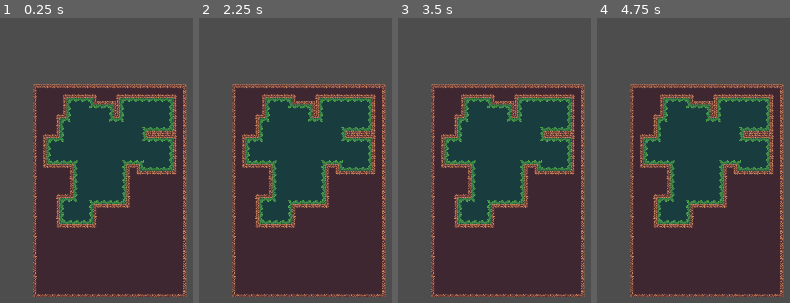
Above: before the commit, frames 1-4 (left to right).
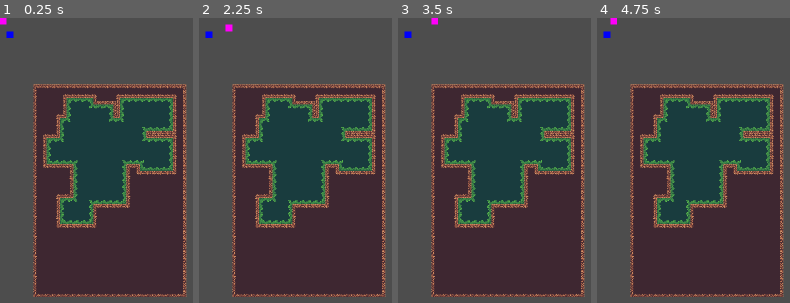
Above: after the commit, the same moments.

Repository: impstudio2024/Brackeys2024-2
Game: Godot game, scene res://Scenes/map.tscn
Two runs of this game, one before a commit and one after it. Both use one fixed random seed, a clock stepped at 60 frames per second and the inputs below. The project has no main scene, so this scene is started directly.
Inputs (mouse positions are in pixels of both pictures, inside the frame that each line leads up to):
- Up to frame 1 (0.25 s): no input
- Up to frame 2 (2.25 s): tap Enter at 0.5, 2 s; move the mouse to (outside the picture) at 0.52 s; hold D (right, bound only after the commit) 0.53-1.28 s; tap Space (space, bound only after the commit) at 0.6, 1.25, 1.35, 2.1 s; click (outside the picture) at 0.67 s; move the mouse to (outside the picture) at 1.27 s; hold S (down, bound only after the commit) 1.28-2.03 s; move the mouse to (outside the picture) at 2.02 s; hold D (right, bound only after the commit) from 2.03 s (still down)
- Up to frame 3 (3.5 s): tap Space (space, bound only after the commit) at 2.75, 2.85 s; move the mouse to (outside the picture) at 2.77 s; release D (right, bound only after the commit) at 2.78 s; hold W (up, bound only after the commit) from 2.78 s (still down); click (outside the picture) at 2.92 s
- Up to frame 4 (4.75 s): tap Enter at 3.5 s; move the mouse to (outside the picture) at 3.52 s; release W (up, bound only after the commit) at 3.53 s; hold A (left, bound only after the commit) from 3.53 s (still down); tap Space (space, bound only after the commit) at 3.6, 4.25, 4.35 s; move the mouse to (757, 174) at 4.27 s

The runs differ from the first frame. In frame 1, 0.2% of the frame differs, in the area x 0-8%, y 0-8%; in frame 2, 0.2%, in the area x 3-18%, y 2-8%; in frame 3, 0.2%; in frame 4, 0.2%.

Commit message:
Characters base finished
Finished and tested a base class for characters. It is with a placeholder, to make it turn based. Implemented the movement to empty squares, which returns the other character if one is in the way.

How To:
- press space to toggle your turn and allow the input (this is a placeholder and will get removed, when the GM manages this)
- press one of WASD to move to an empty square
- You can see the output of the move function in the Godot Console
- You are the purple square the enemy/other character is the blue one

Diff:
--- a/brackeys-2024-2/Scenes/character.tscn
+++ b/brackeys-2024-2/Scenes/character.tscn
@@ -1,11 +1,13 @@
-[gd_scene load_steps=3 format=3 uid="uid://bdn6ejq61c68t"]
+[gd_scene load_steps=4 format=3 uid="uid://bdn6ejq61c68t"]
 
+[ext_resource type="Script" path="res://scripts/characters.gd" id="1_en3pv"]
 [ext_resource type="Texture2D" uid="uid://lbfjjnxm0jnp" path="res://Assets/Sprites/white square.png" id="1_xap80"]
 
 [sub_resource type="RectangleShape2D" id="RectangleShape2D_acf0o"]
 size = Vector2(16, 16)
 
 [node name="Character" type="CharacterBody2D"]
+script = ExtResource("1_en3pv")
 
 [node name="WhiteSquare" type="Sprite2D" parent="."]
 modulate = Color(0, 0, 0.984314, 1)
--- a/brackeys-2024-2/Scenes/map.tscn
+++ b/brackeys-2024-2/Scenes/map.tscn
@@ -1,7 +1,10 @@
-[gd_scene load_steps=6 format=4 uid="uid://chr01rq6ki8i0"]
+[gd_scene load_steps=13 format=4 uid="uid://chr01rq6ki8i0"]
 
 [ext_resource type="Texture2D" uid="uid://bjgpbdeqrua7i" path="res://Assets/Sprites/ground_board_1.png" id="1_ag5si"]
+[ext_resource type="Script" path="res://scripts/map.gd" id="1_klgcc"]
 [ext_resource type="Texture2D" uid="uid://b8dftu8tapow1" path="res://Assets/Sprites/slime_boarder_c3.png" id="2_epy0g"]
+[ext_resource type="PackedScene" uid="uid://bgm800calowgn" path="res://Scenes/player.tscn" id="4_7663r"]
+[ext_resource type="PackedScene" uid="uid://bdn6ejq61c68t" path="res://Scenes/character.tscn" id="4_wqvl6"]
 
 [sub_resource type="TileSetAtlasSource" id="TileSetAtlasSource_cifss"]
 resource_name = "Ground"
@@ -677,10 +680,30 @@
 sources/0 = SubResource("TileSetAtlasSource_cifss")
 sources/1 = SubResource("TileSetAtlasSource_ty7wx")
 
+[sub_resource type="TileSetScenesCollectionSource" id="TileSetScenesCollectionSource_hhl07"]
+resource_name = "Enemies"
+
+[sub_resource type="TileSetScenesCollectionSource" id="TileSetScenesCollectionSource_m4jpx"]
+resource_name = "Pickups"
+scenes/1/scene = ExtResource("4_wqvl6")
+
+[sub_resource type="TileSetScenesCollectionSource" id="TileSetScenesCollectionSource_6xl1f"]
+resource_name = "Player"
+scenes/1/scene = ExtResource("4_wqvl6")
+scenes/3/scene = ExtResource("4_7663r")
+
+[sub_resource type="TileSet" id="TileSet_vjqq2"]
+sources/0 = SubResource("TileSetScenesCollectionSource_hhl07")
+sources/1 = SubResource("TileSetScenesCollectionSource_m4jpx")
+sources/2 = SubResource("TileSetScenesCollectionSource_6xl1f")
+
 [node name="Map" type="Node2D"]
+script = ExtResource("1_klgcc")
 
 [node name="Map" type="TileMapLayer" parent="."]
 tile_map_data = PackedByteArray("AAAKAA8AAQAGAAIAAAAJAA8AAQAAAAAAAAAKAA4AAQAAAAEAAAALAA4AAQABAAEAAAAMAA4AAQABAAEAAAANAA …(11696 unchanged characters)…
 tile_set = SubResource("TileSet_vaibt")
 
 [node name="Entities" type="TileMapLayer" parent="."]
+tile_map_data = PackedByteArray("AAAAAAAAAgAAAAAAAwABAAIAAgAAAAAAAQA=")
+tile_set = SubResource("TileSet_vjqq2")
--- /dev/null
+++ b/brackeys-2024-2/Scenes/player.tscn
@@ -0,0 +1,10 @@
+[gd_scene load_steps=3 format=3 uid="uid://bgm800calowgn"]
+
+[ext_resource type="PackedScene" uid="uid://bdn6ejq61c68t" path="res://Scenes/character.tscn" id="1_5bvnf"]
+[ext_resource type="Script" path="res://scripts/player.gd" id="2_6kguh"]
+
+[node name="Character" instance=ExtResource("1_5bvnf")]
+script = ExtResource("2_6kguh")
+
+[node name="WhiteSquare" parent="." index="0"]
+modulate = Color(1, 0, 0.984314, 1)
--- a/brackeys-2024-2/project.godot
+++ b/brackeys-2024-2/project.godot
@@ -14,6 +14,10 @@
 config/features=PackedStringArray("4.3", "Forward Plus")
 config/icon="res://icon.svg"
 
+[autoload]
+
+Global="*res://scripts/global.gd"
+
 [display]
 
 window/size/viewport_width=1920
@@ -23,6 +27,38 @@
 
 enabled=PackedStringArray("res://addons/tile_bit_tools/plugin.cfg")
 
+[global_group]
+
+character=""
+
+[input]
+
+up={
+"deadzone": 0.5,
+"events": [Object(InputEventKey,"resource_local_to_scene":false,"resource_name":"","device":-1,"window_id":0,"alt_pressed":false,"shift_pressed":false,"ctrl_pressed":false,"meta_pressed":false,"pressed":false,"keycode":0,"physical_keycode":87,"key_label":0,"unicode":119,"location":0,"echo":false,"script":null)
+]
+}
+down={
+"deadzone": 0.5,
+"events": [Object(InputEventKey,"resource_local_to_scene":false,"resource_name":"","device":-1,"window_id":0,"alt_pressed":false,"shift_pressed":false,"ctrl_pressed":false,"meta_pressed":false,"pressed":false,"keycode":0,"physical_keycode":83,"key_label":0,"unicode":115,"location":0,"echo":false,"script":null)
+]
+}
+left={
+"deadzone": 0.5,
+"events": [Object(InputEventKey,"resource_local_to_scene":false,"resource_name":"","device":-1,"window_id":0,"alt_pressed":false,"shift_pressed":false,"ctrl_pressed":false,"meta_pressed":false,"pressed":false,"keycode":0,"physical_keycode":65,"key_label":0,"unicode":97,"location":0,"echo":false,"script":null)
+]
+}
+right={
+"deadzone": 0.5,
+"events": [Object(InputEventKey,"resource_local_to_scene":false,"resource_name":"","device":-1,"window_id":0,"alt_pressed":false,"shift_pressed":false,"ctrl_pressed":false,"meta_pressed":false,"pressed":false,"keycode":0,"physical_keycode":68,"key_label":0,"unicode":100,"location":0,"echo":false,"script":null)
+]
+}
+space={
+"deadzone": 0.5,
+"events": [Object(InputEventKey,"resource_local_to_scene":false,"resource_name":"","device":-1,"window_id":0,"alt_pressed":false,"shift_pressed":false,"ctrl_pressed":false,"meta_pressed":false,"pressed":false,"keycode":0,"physical_keycode":32,"key_label":0,"unicode":32,"location":0,"echo":false,"script":null)
+]
+}
+
 [rendering]
 
 textures/canvas_textures/default_texture_filter=0
--- /dev/null
+++ b/brackeys-2024-2/scripts/characters.gd
@@ -0,0 +1,21 @@
+extends CharacterBody2D
+class_name Character
+
+var map_position: Vector2i
+
+func _ready() -> void:
+    add_to_group('character')
+    map_position = Global.entities.local_to_map(position)
+
+func move(relative_movement: Vector2i) -> Character:
+    if Global.entities.get_cell_source_id(map_position + relative_movement):
+        for character in get_tree().get_nodes_in_group('character'):
+            if not character.map_position == map_position + relative_movement: continue
+            return character as Character
+
+
+    # move the character
+    position = Global.entities.map_to_local(map_position + relative_movement)
+    # when moving the map position will also need to be updated
+    map_position = Global.entities.local_to_map(position)
+    return null
--- /dev/null
+++ b/brackeys-2024-2/scripts/global.gd
@@ -0,0 +1,4 @@
+extends Node
+
+var map: TileMapLayer
+var entities: TileMapLayer
--- /dev/null
+++ b/brackeys-2024-2/scripts/map.gd
@@ -0,0 +1,7 @@
+extends Node2D
+
+
+# Called when the node enters the scene tree for the first time.
+func _ready() -> void:
+    Global.entities = $Entities
+    Global.map = $Map
--- /dev/null
+++ b/brackeys-2024-2/scripts/player.gd
@@ -0,0 +1,28 @@
+extends Character
+
+var turn_active: bool = true
+
+func _process(_delta: float) -> void:
+    # placeholder
+    if Input.is_action_just_pressed("space"):
+        turn_active = true
+
+
+    if not turn_active: return
+
+    var movement: Vector2i
+    if Input.is_action_pressed("down"): movement.y = 1
+    elif Input.is_action_pressed('up'): movement.y = -1
+
+    if Input.is_action_pressed("left"): movement.x = -1
+    elif Input.is_action_pressed('right'): movement.x = 1
+
+    if Input.is_action_pressed('down') and Input.is_action_pressed('up'): movement.y = 0
+    if Input.is_action_pressed('left') and Input.is_action_pressed('right'): movement.x = 0
+
+    if movement.length_squared() > 1:
+        movement = Vector2i.ZERO
+
+    if movement != Vector2i.ZERO:
+        turn_active = false
+        print(move(movement))
